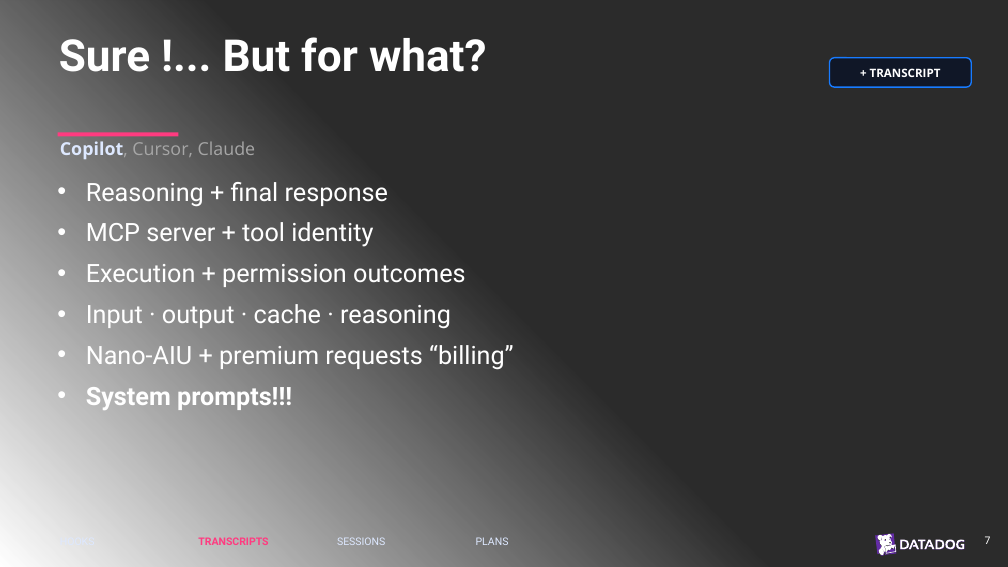
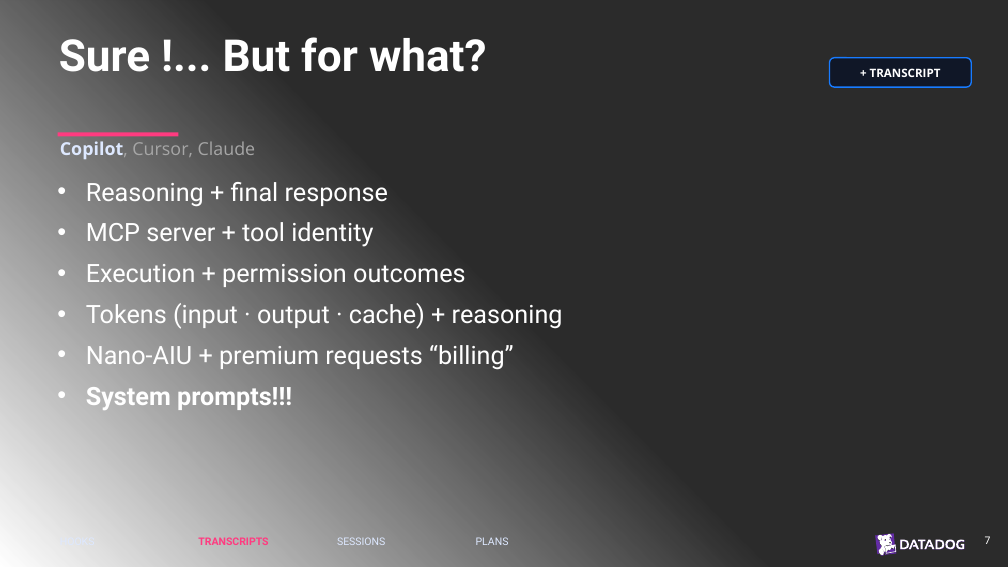
Before and after one commit to chrisnas/TechoramaNetherland2026, a slide deck: slide 19 of Harness Spy/Slides/HarnessSpy.pptx (slide 17 before the commit). Drawn at 1008x567 pixels with LibreOffice and Linux fonts; fonts in the diff are those of the drawing; background and template pictures are left out; a plain dark background stands for a picture behind light text. Boxes give left, top, right and bottom in pixels: in the first picture for what was removed or moved away, otherwise in the second. Text is boxed around its words. In the diff, an @@ line names an element or a change of style, - is before the commit and + after.

```diff
--- a/Harness Spy/Slides/HarnessSpy.pptx
+++ b/Harness Spy/Slides/HarnessSpy.pptx
@@ subtitle at [86, 303, 563, 329]: text changed @@
-• Input · output · cache · reasoning
+• Tokens (input · output · cache) + reasoning
```
Also in this commit, not shown: 6 other slides changed, 3 slides added, 1 slide removed, 1 other file.
